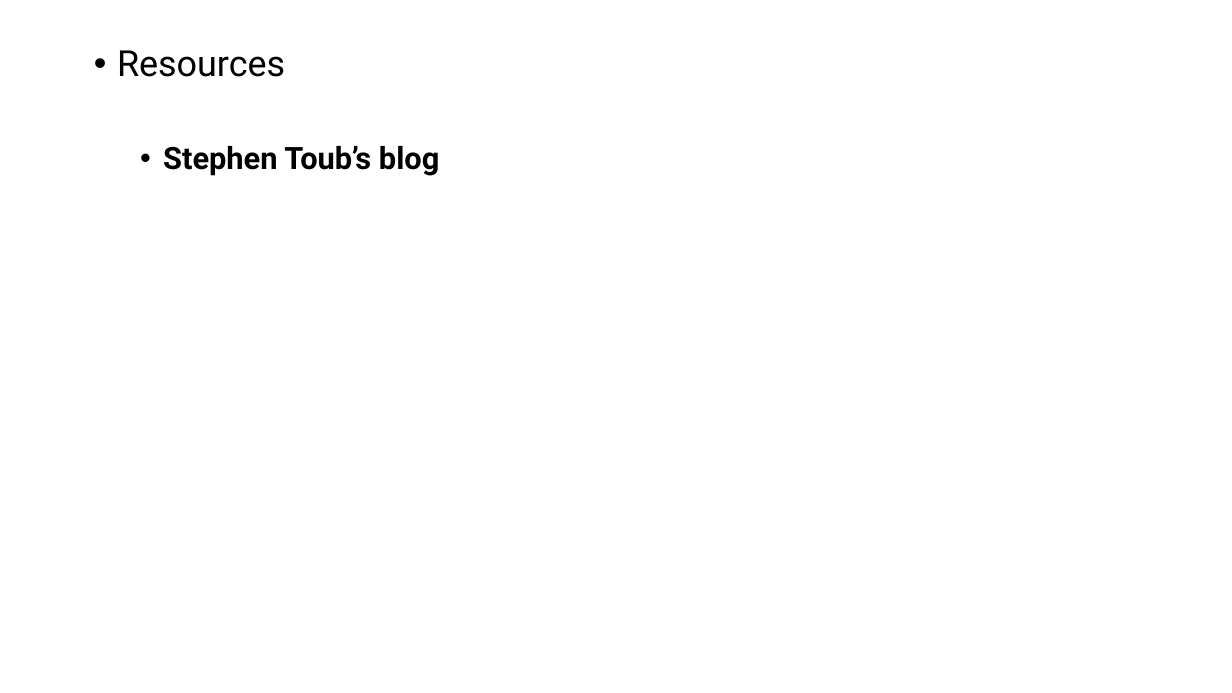
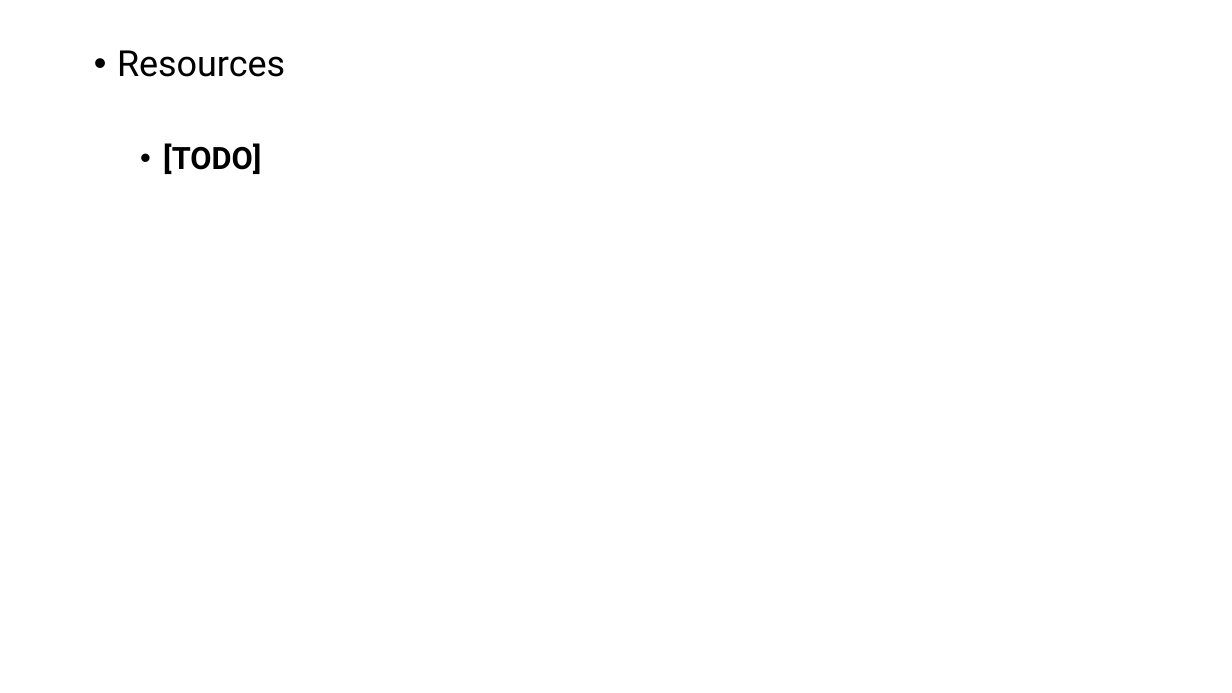
Before and after one commit to jeanhibbert/PerfDemo, a slide deck: slide 9 of PerfDemo.pptx (slide 10 before the commit). Drawn at 1232x693 pixels with LibreOffice and Linux fonts; fonts in the diff are those of the drawing. Boxes give left, top, right and bottom in pixels: in the first picture for what was removed or moved away, otherwise in the second. Text is boxed around its words. In the diff, an @@ line names an element or a change of style, - is before the commit and + after.

```diff
--- a/PerfDemo.pptx
+++ b/PerfDemo.pptx
@@ text at box(163, 143, 261, 174): text changed @@
-  • Stephen Toub’s blog
+  • [TODO]
```
Also in this commit, not shown: 5 other slides changed, 1 slide added, 2 slides removed, 16 other files.
